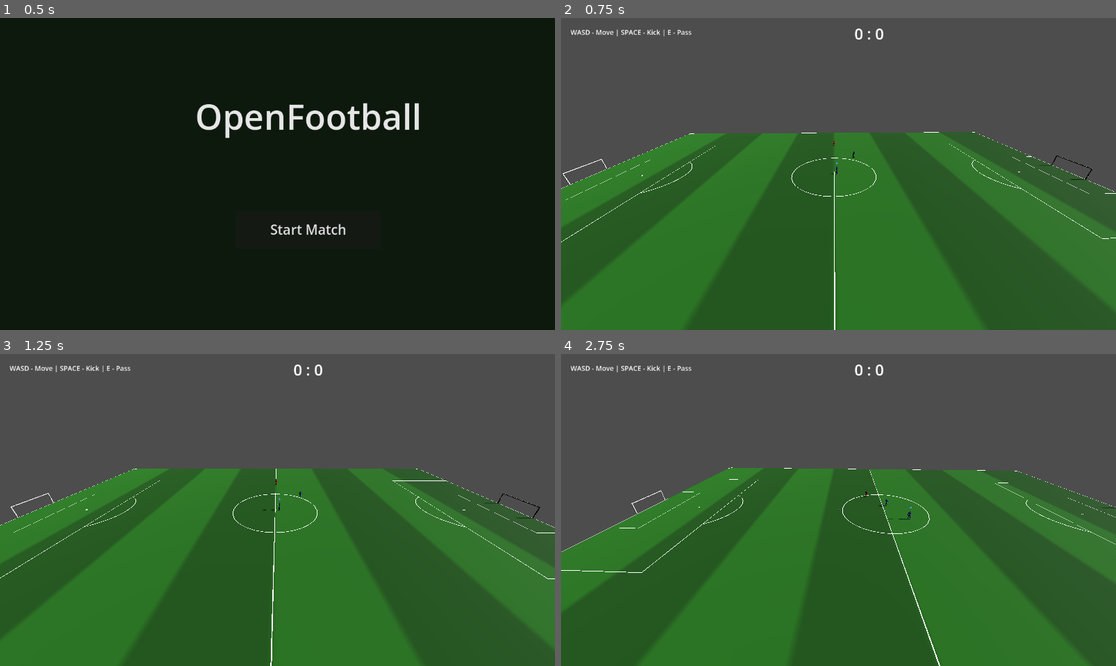
Above: before the commit, frames 1-4 (two rows, left to right).
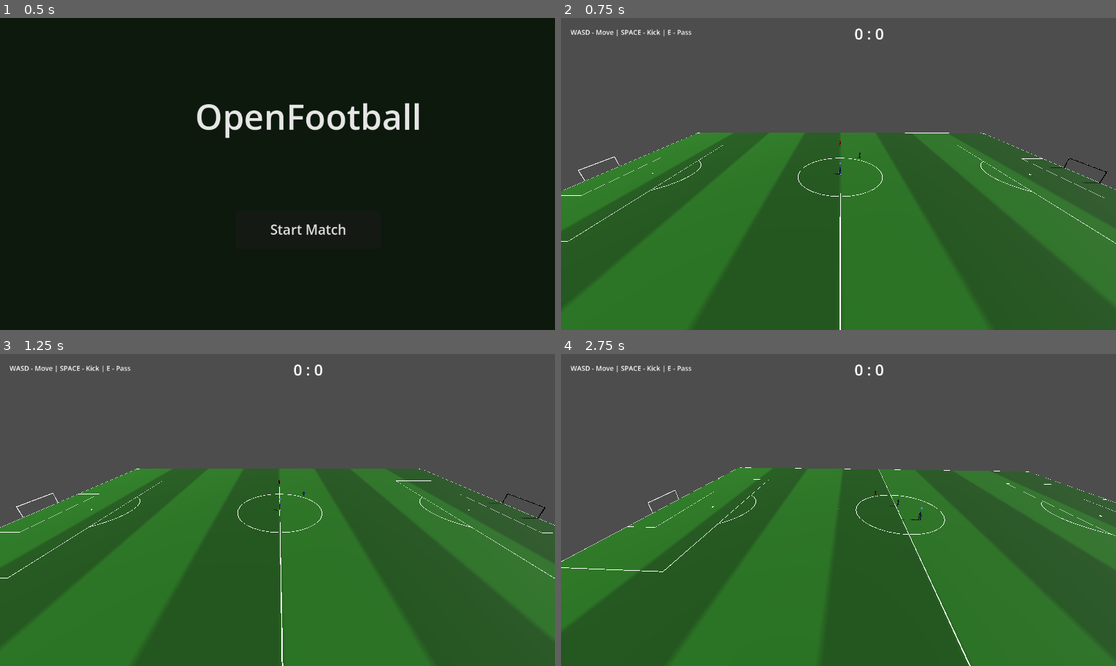
Above: after the commit, the same moments.

Repository: Churikov0112/open_football
Game: Godot game, scene res://scenes/main_menu.tscn
Two runs of this game, one before a commit and one after it. Both use one fixed random seed, a clock stepped at 60 frames per second and the inputs below.
Inputs:
- Up to frame 1 (0.5 s): no input
- Up to frame 2 (0.75 s): click "Start Match" at 0.5 s
- Up to frame 3 (1.25 s): no input
- Up to frame 4 (2.75 s): hold D (move_right) 1.28-2.03 s; hold Space (kick) 1.28-2.03 s; hold S (move_back) from 2.03 s (still down); tap E (pass) at 2.1 s

Frame 1 is identical in both runs. In frame 2, 2.6% of the frame differs, in the area x 0-100%, y 36-100%; in frame 3, 2.7%; in frame 4, 11%.

Commit message:
feat(loco): field players collide via shared collision layer
Co-Authored-By: Claude Sonnet 5 <noreply@anthropic.com>

Diff:
--- a/scripts/match/match_manager.gd
+++ b/scripts/match/match_manager.gd
@@ -50,6 +50,8 @@
 	_setup_away_player()
 	controlled_player = player_home
 	player_home.add_to_group("team_1")
+	player_home.collision_layer = FootballConstants.PLAYER_COLLISION_MASK
+	player_home.collision_mask = FootballConstants.PLAYER_COLLISION_MASK
 	var home_mesh := player_home.get_node_or_null(^"Mesh")
 	if home_mesh:
 		home_mesh.queue_free()
@@ -369,6 +371,8 @@
 	new_player.add_child(col)
 	add_child(new_player)
 	new_player.add_to_group("team_2")
+	new_player.collision_layer = FootballConstants.PLAYER_COLLISION_MASK
+	new_player.collision_mask = FootballConstants.PLAYER_COLLISION_MASK
 	var ai_script = preload("res://scripts/ai/simple_ai.gd")
 	new_player.set_script(ai_script)
 	new_player.set_physics_process(true)
@@ -395,6 +399,8 @@
 	new_player.add_child(col)
 	add_child(new_player)
 	new_player.add_to_group("team_1")
+	new_player.collision_layer = FootballConstants.PLAYER_COLLISION_MASK
+	new_player.collision_mask = FootballConstants.PLAYER_COLLISION_MASK
 	var teammate_script = preload("res://scripts/ai/teammate_ai.gd")
 	new_player.set_script(teammate_script)
 	new_player.set_physics_process(true)
